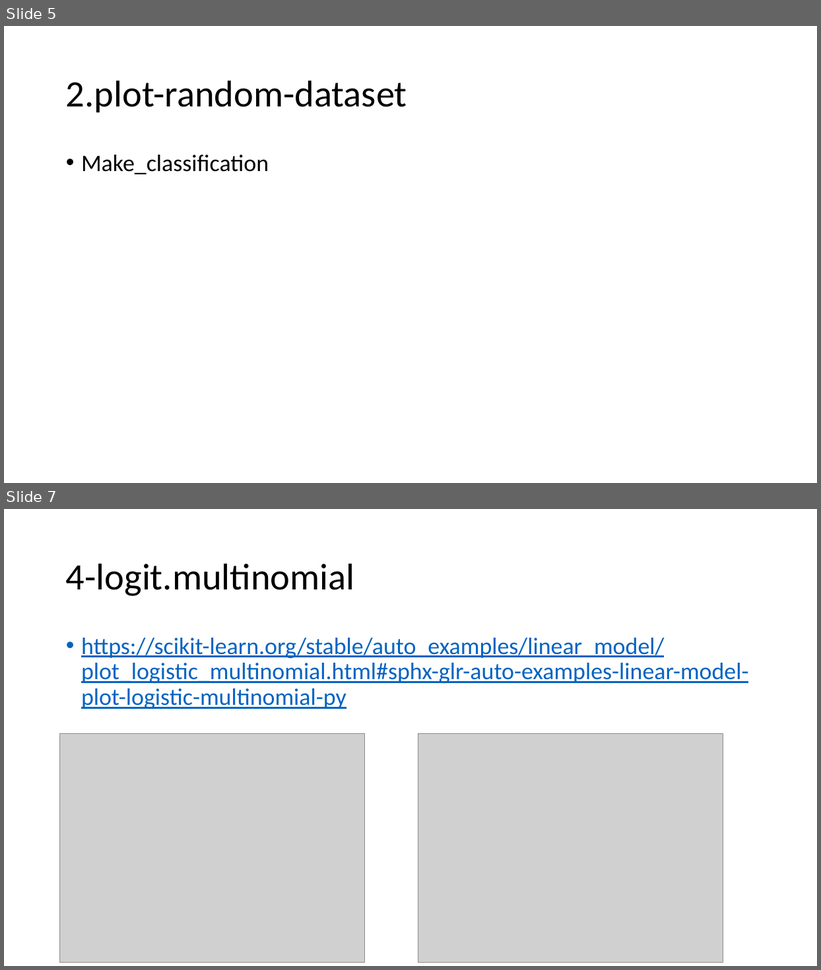
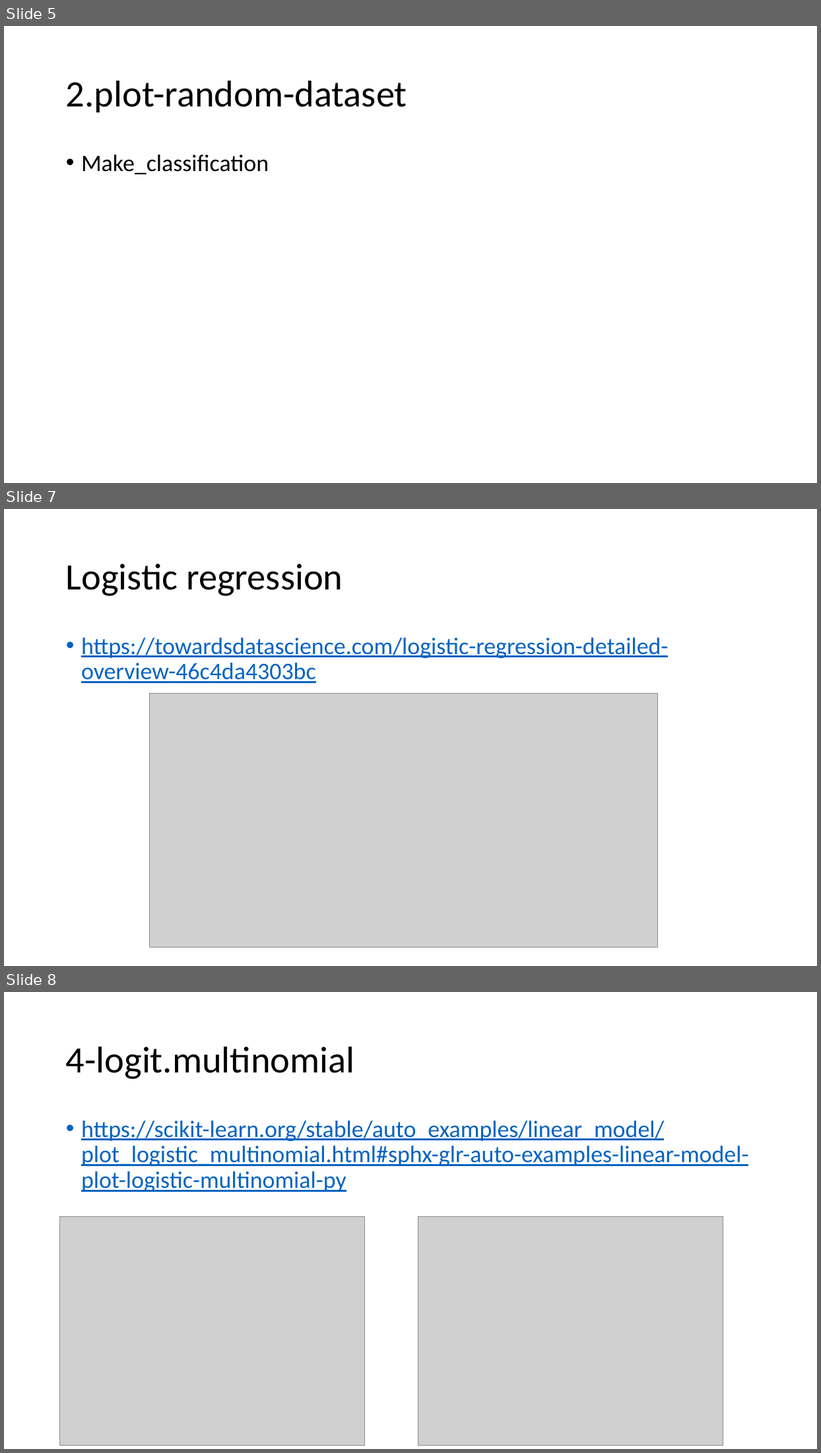
Before and after one commit to FranzGH/IoT_ML, a slide deck: Sklearn-UG.pptx. Shown one above the other, each under a label of ours: slides 5 and 7 before the commit, slides 5, 7 and 8 after it; the slides between them are not shown. The pictures are 821x970 and 821x1453 pixels, drawn with LibreOffice and Linux fonts; fonts in the diff are those of the drawing; grey boxes stand for pictures. Boxes give left, top, right and bottom in pixels: in the first picture for what was removed or moved away, otherwise in the second. Text is boxed around its words. In the diff, an @@ line names an element or a change of style, - is before the commit and + after.

Commit message:
Pre lecture on Linear regression

```diff
--- a/Sklearn-UG.pptx
+++ b/Sklearn-UG.pptx
@@ slide 7 added at <box>4,509,817,966</box>, background #FFFFFF @@
@@ title added at <box>66,564,343,596</box>, 44 pt, text #000000 @@
+Logistic regression
@@ text added at <box>81,638,668,683</box>, 28 pt, text #0563C1, underline @@
+• https://towardsdatascience.com/logistic-regression-detailed-overview-46c4da4303bc
@@ picture added at <box>149,693,657,948</box> @@
@@ what was slide 7 is now slide 8 @@
```
Also in this commit, not shown: 3 slides changed, 9 other files.
